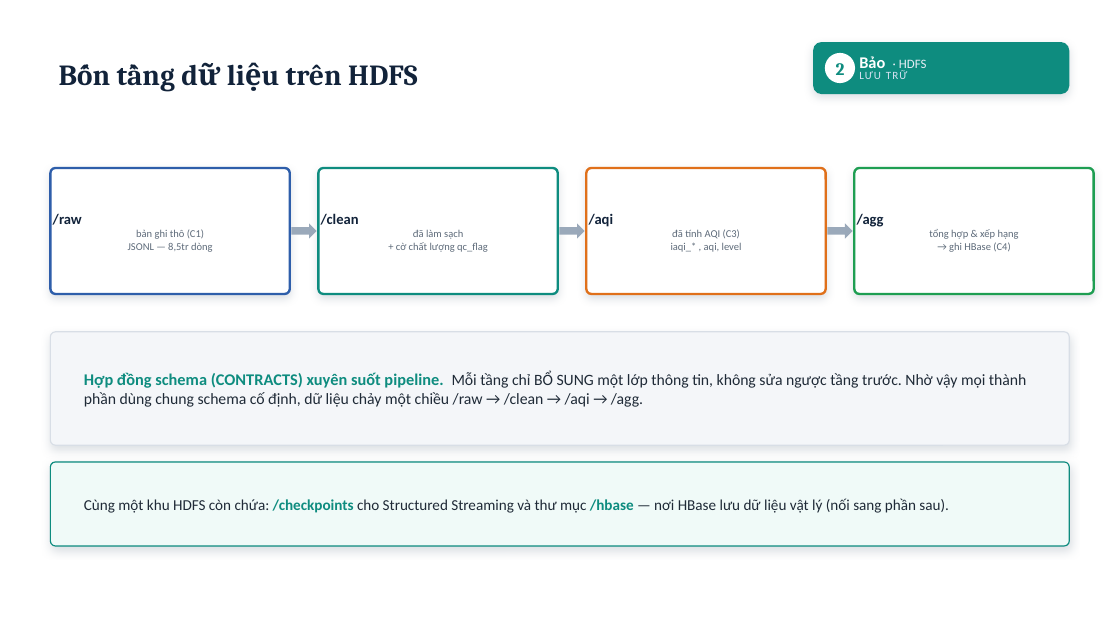
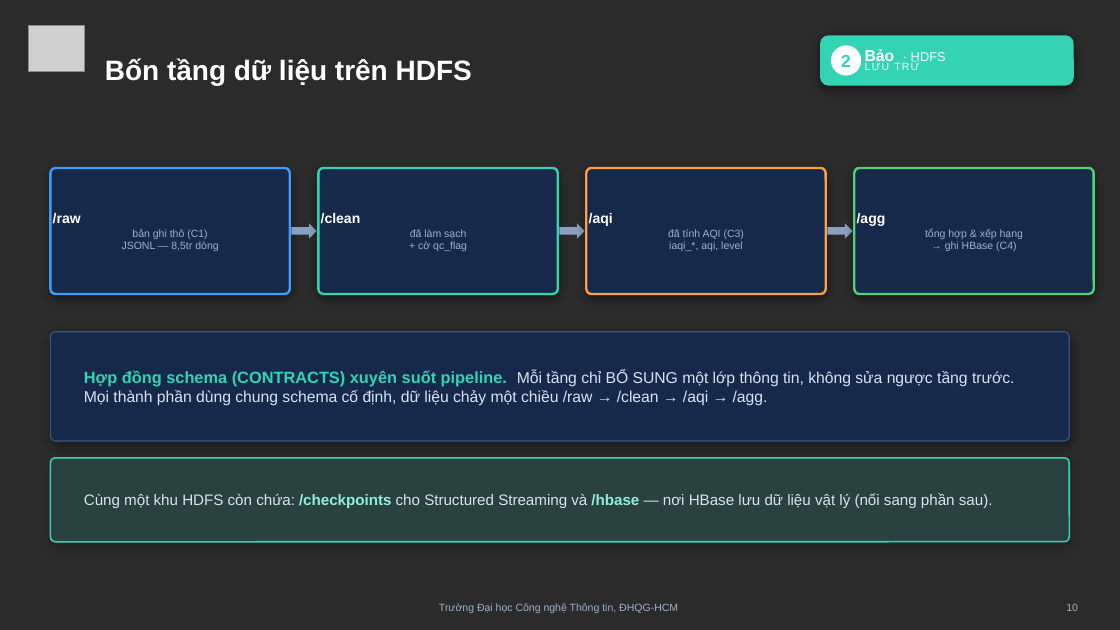
Before and after one commit to khuyn110400/big-data-aqi, a slide deck: slide 10 of docs/slides/Slide_ThuyetTrinh_AQI.pptx (slide 9 before the commit). Drawn at 1120x630 pixels with LibreOffice and Linux fonts; fonts in the diff are those of the drawing; grey boxes stand for pictures; background and template pictures are left out; a plain dark background stands for a picture behind light text. Boxes give left, top, right and bottom in pixels: in the first picture for what was removed or moved away, otherwise in the second. Text is boxed around its words. In the diff, an @@ line names an element or a change of style, - is before the commit and + after.

```diff
--- a/docs/slides/Slide_ThuyetTrinh_AQI.pptx
+++ b/docs/slides/Slide_ThuyetTrinh_AQI.pptx
@@ background #FFFFFF to picture (left out) @@
@@ picture added at box(29, 25, 84, 71) @@
@@ text "Bốn tầng dữ liệu trên ...": place and size @@
-text "Bốn tầng dữ liệu trên ..." at box(286, 64, 418, 86)
+text "Bốn tầng dữ liệu trên ..." at box(105, 58, 472, 85)
@@ text "Bốn tầng dữ liệu trên ..." at box(105, 58, 472, 85): size 25 to 24 pt, font Cambria to Arial, text colour #12233A to #FFFFFF @@
@@ rounded rectangle: place and size @@
-rounded rectangle at box(813, 42, 1070, 94)
+rounded rectangle at box(820, 35, 1074, 86)
@@ rounded rectangle at box(820, 35, 1074, 86): fill #0E8C7F to #34D3B4; shadow changed; proportions changed @@
@@ text "2": place and size @@
-text "2" at box(836, 63, 845, 75)
+text "2" at box(841, 55, 851, 67)
@@ ellipse: place and size @@
-ellipse at box(825, 53, 855, 83)
+ellipse at box(831, 45, 861, 76)
@@ text "2" at box(841, 55, 851, 67): font Cambria to Arial, text colour #0E8C7F to #34D3B4 @@
@@ text "Bảo · HDFS": place and size @@
-text "Bảo · HDFS" at box(859, 56, 885, 73)
+text "Bảo · HDFS" at box(865, 49, 895, 65)
@@ text "Bảo · HDFS" at box(865, 49, 895, 65): size 14 to 13.5 pt in "Bảo"; font Calibri to Arial; text colour #E8EEF6 to #F2F7FF in "· HDFS" @@
@@ text "LƯU TRỮ" at box(865, 62, 919, 70): size 9.5 to 9 pt, font Calibri to Arial, text colour #D6E2F2 to #EAF2FF @@
@@ text "/raw bản ghi thô (C1)" at box(53, 213, 218, 251): size 12.5 to 12 pt, text colour #12233A to #FFFFFF in "/raw"; font Calibri to Arial; text colour #5E6B7A to #9BB0CE in "bản ghi thô (C1)", "JSONL — 8,5tr dòng" @@
@@ rounded rectangle at box(50, 168, 290, 294): outline #2E5EAA 2 pt to #3B9EFF 2 pt @@
@@ rounded rectangle at box(318, 168, 558, 294): outline #0E8C7F 2 pt to #34D3B4 2 pt @@
@@ rounded rectangle at box(586, 168, 826, 294): outline #E0701A 2 pt to #FF9E42 2 pt @@
@@ text "/agg tổng hợp & xếp ..." at box(857, 213, 1023, 251): size 12.5 to 12 pt, text colour #12233A to #FFFFFF in "/agg"; font Calibri to Arial; text colour #5E6B7A to #9BB0CE in "tổng hợp & xếp hạng", "→ ghi HBase (C4)" @@
@@ fill #FFFFFF to #16294A; outline #D8DEE6 1.25 pt to #3A557F 1.1 pt; shadow changed in 4 elements at box(50, 168, 290, 294), box(318, 168, 558, 294), box(586, 168, 826, 294), box(854, 168, 1094, 294) @@
@@ rounded rectangle at box(854, 168, 1094, 294): outline #1E9E52 2 pt to #53D07A 2 pt @@
@@ text at box(321, 213, 466, 239): size 12.5 to 12 pt, text colour #12233A to #FFFFFF in "/clean"; font Calibri to Arial in "/clean đã làm sạch"; text colour #5E6B7A to #9BB0CE in "đã làm sạch" @@
@@ text at box(589, 213, 744, 239): size 12.5 to 12 pt, text colour #12233A to #FFFFFF in "/aqi"; font Calibri to Arial in "/aqi đã tính AQI (C3)"; text colour #5E6B7A to #9BB0CE in "đã tính AQI (C3)" @@
@@ fill #9AA9BA to #8AA0C0 in 3 elements at box(292, 223, 317, 239), box(560, 223, 585, 239), box(828, 223, 853, 239) @@
@@ text at box(418, 241, 467, 251): text changed; font Calibri to Arial; text colour #5E6B7A to #9BB0CE @@
-+ cờ chất lượng qc_flag
++ cờ qc_flag
@@ text at box(669, 241, 743, 251): text changed; font Calibri to Arial; text colour #5E6B7A to #9BB0CE @@
-iaqi_* , aqi, level
+iaqi_*, aqi, level
@@ rounded rectangle: place and size @@
-rounded rectangle at box(50, 332, 1070, 445)
+rounded rectangle at box(50, 332, 1070, 441)
@@ rounded rectangle at box(50, 332, 1070, 441): fill #F4F6F9 to #16294A; outline #D8DEE6 1 pt to #3A557F 1 pt; shadow changed; proportions changed @@
@@ text at box(84, 370, 1015, 406): text changed; font Calibri to Arial; text colour #1F2A37 to #D8E2F1 @@
-Hợp đồng schema (CONTRACTS) xuyên suốt pipeline. Mỗi tầng chỉ BỔ SUNG một lớp thông tin, không sửa ngược tầng trước. Nhờ vậy mọi thành phần dùng chung schema cố định, dữ liệu chảy một chiều /raw → /clean → /aqi → /agg.
+Hợp đồng schema (CONTRACTS) xuyên suốt pipeline. Mỗi tầng chỉ BỔ SUNG một lớp thông tin, không sửa ngược tầng trước. Mọi thành phần dùng chung schema cố định, dữ liệu chảy một chiều /raw → /clean → /aqi → /agg.
@@ rounded rectangle: place and size @@
-rounded rectangle at box(50, 462, 1070, 546)
+rounded rectangle at box(50, 458, 1070, 542)
@@ rounded rectangle at box(50, 458, 1070, 542): fill #F0FAF8 to #34D3B4 at 16% opacity; outline #D8DEE6 1 pt to #34D3B4 1.3 pt; shadow changed @@
@@ rounded rectangle removed at box(50, 462, 1070, 546) @@
@@ text at box(84, 493, 993, 508): text changed; font Calibri to Arial; text colour #1F2A37 to #D8E2F1 @@
-Cùng một khu HDFS còn chứa: /checkpoints cho Structured Streaming và thư mục /hbase — nơi HBase lưu dữ liệu vật lý (nối sang phần sau).
+Cùng một khu HDFS còn chứa: /checkpoints cho Structured Streaming và /hbase — nơi HBase lưu dữ liệu vật lý (nối sang phần sau).
@@ text added at box(439, 603, 678, 613), 9 pt, text #9BB0CE @@
+Trường Đại học Công nghệ Thông tin, ĐHQG-HCM
@@ text added at box(1066, 604, 1078, 611), 9 pt, text #9BB0CE @@
+10
```
Also in this commit, not shown: 25 other slides changed, 2 slides added.
